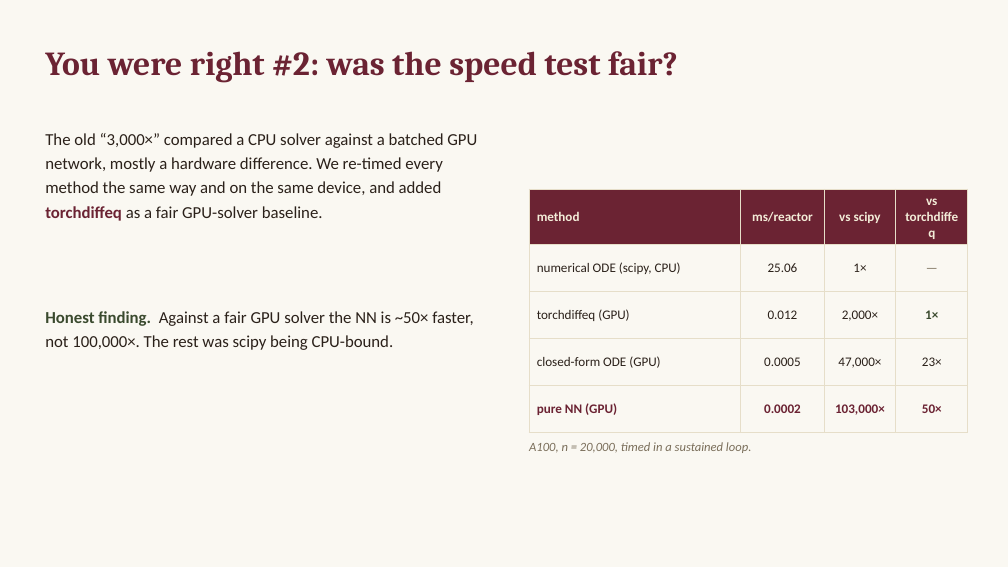
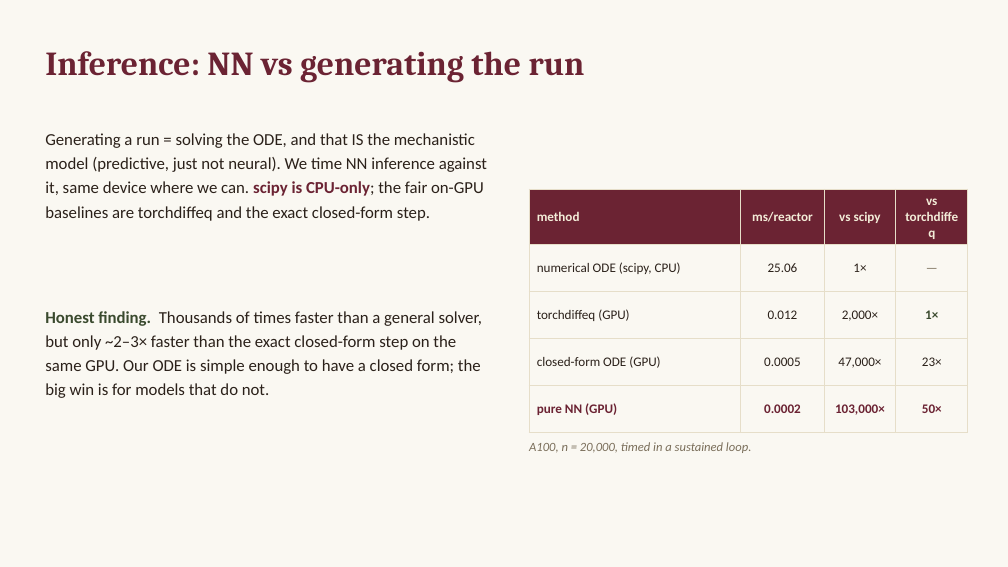
Before and after one commit to nevecallaway/COSMIC-dFBA-nn, a slide deck: slide 9 of en_primeur_lab_meeting.pptx. Drawn at 1008x567 pixels with LibreOffice and Linux fonts; fonts in the diff are those of the drawing. Boxes give left, top, right and bottom in pixels: in the first picture for what was removed or moved away, otherwise in the second. Text is boxed around its words. In the diff, an @@ line names an element or a change of style, - is before the commit and + after.

```diff
--- a/en_primeur_lab_meeting.pptx
+++ b/en_primeur_lab_meeting.pptx
@@ text at bbox=[45, 51, 585, 83]: text changed @@
-You were right #2: was the speed test fair?
+Inference: NN vs generating the run
@@ text at bbox=[45, 133, 487, 221]: text changed @@
-The old “3,000×” compared a CPU solver against a batched GPU network, mostly a hardware difference. We re-timed every method the same way and on the same device, and added torchdiffeq as a fair GPU-solver baseline.
+Generating a run = solving the ODE, and that IS the mechanistic model (predictive, just not neural). We time NN inference against it, same device where we can. scipy is CPU-only; the fair on-GPU baselines are torchdiffeq and the exact closed-form step.
@@ text at bbox=[45, 311, 483, 398]: text changed @@
-Honest finding. Against a fair GPU solver the NN is ~50× faster, not 100,000×. The rest was scipy being CPU-bound.
+Honest finding. Thousands of times faster than a general solver, but only ~2–3× faster than the exact closed-form step on the same GPU. Our ODE is simple enough to have a closed form; the big win is for models that do not.
```
Also in this commit, not shown: 2 other slides changed, 1 other file.
